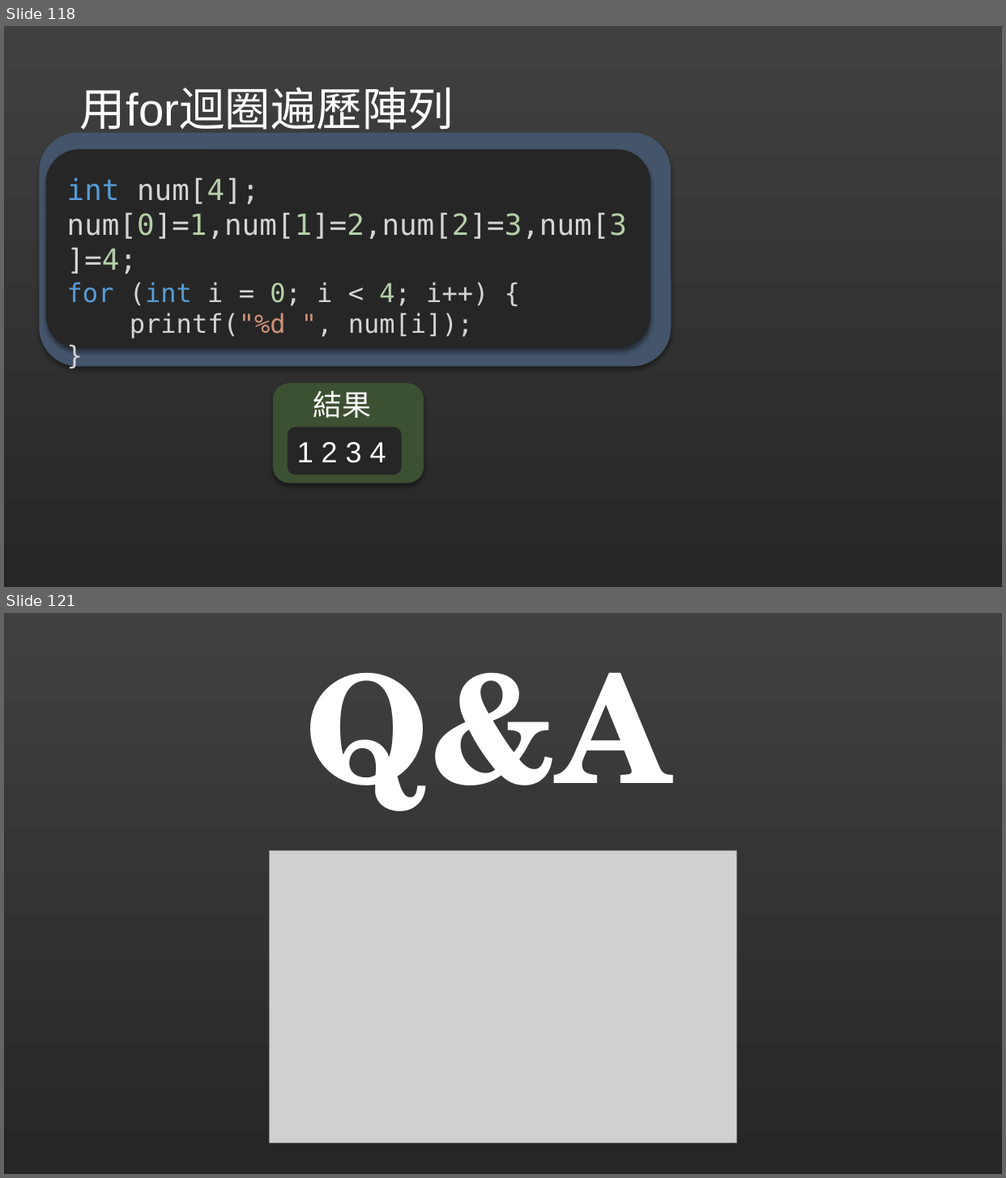
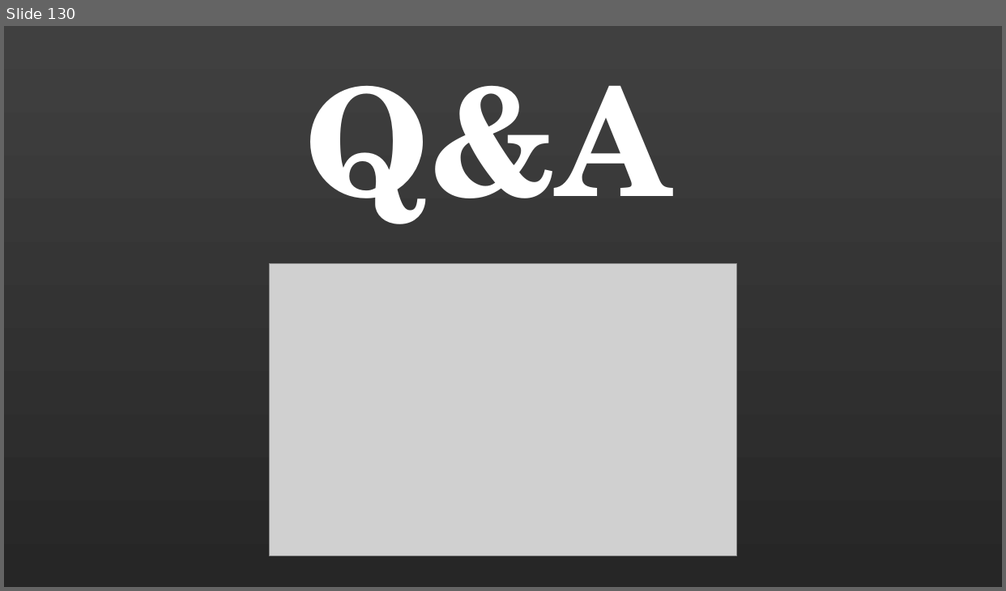
Before and after one commit to liuutin9/liuutin9.github.io, a slide deck: Shared-Files/電機營C語言Day2.pptx. Shown one above the other, each under a label of ours: slides 118 and 121 before the commit, slide 130 after it; the slides between them are not shown. The pictures are 1006x1178 and 1006x591 pixels, drawn with LibreOffice and Linux fonts; fonts in the diff are those of the drawing; grey boxes stand for pictures. Boxes give left, top, right and bottom in pixels: in the first picture for what was removed or moved away, otherwise in the second. Text is boxed around its words. In the diff, an @@ line names an element or a change of style, - is before the commit and + after.

```diff
--- a/Shared-Files/電機營C語言Day2.pptx
+++ b/Shared-Files/電機營C語言Day2.pptx
@@ slide 118 removed at (4, 26, 1002, 587), background gradient #404040 to #262626 @@
@@ title removed at (80, 87, 454, 138) @@
-用for迴圈遍歷陣列
@@ rounded rectangle removed at (39, 132, 671, 367) @@
@@ rounded rectangle removed at (46, 149, 651, 349) @@
@@ text removed at (67, 177, 627, 339) @@
-int num[4];
-num[0]=1,num[1]=2,num[2]=3,num[3]=4;
-for (int i = 0; i < 4; i++) {
-printf("%d ", num[i]);
-}
@@ rounded rectangle removed at (273, 383, 424, 484) @@
@@ text removed at (313, 390, 372, 418) @@
-結果
@@ rounded rectangle removed at (288, 427, 403, 476) @@
-1 2 3 4
@@ what was slide 121 is now slide 130 @@
```
Also in this commit, not shown: 30 slides changed, 24 slides added, 14 other slides removed.
